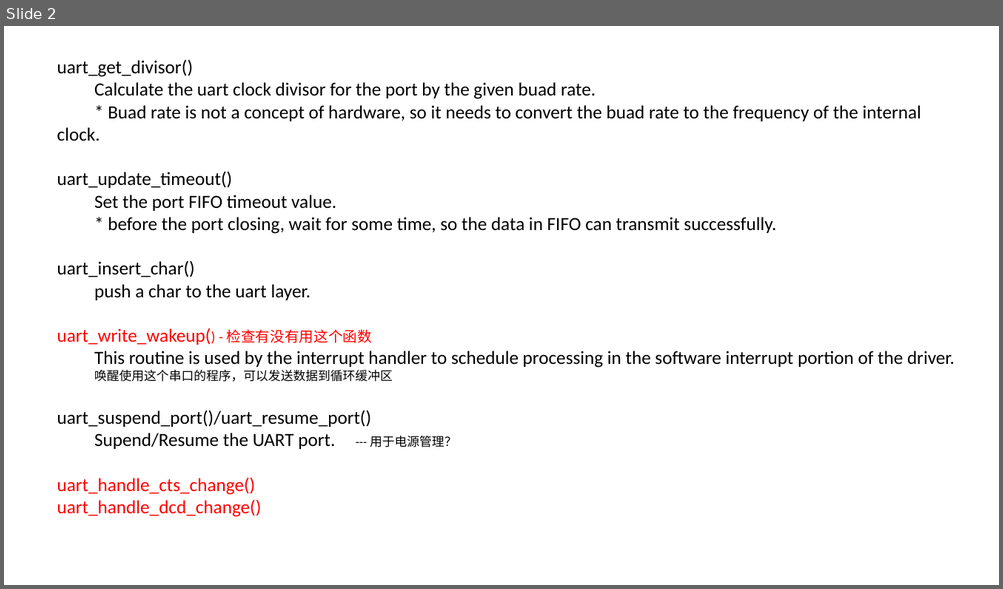
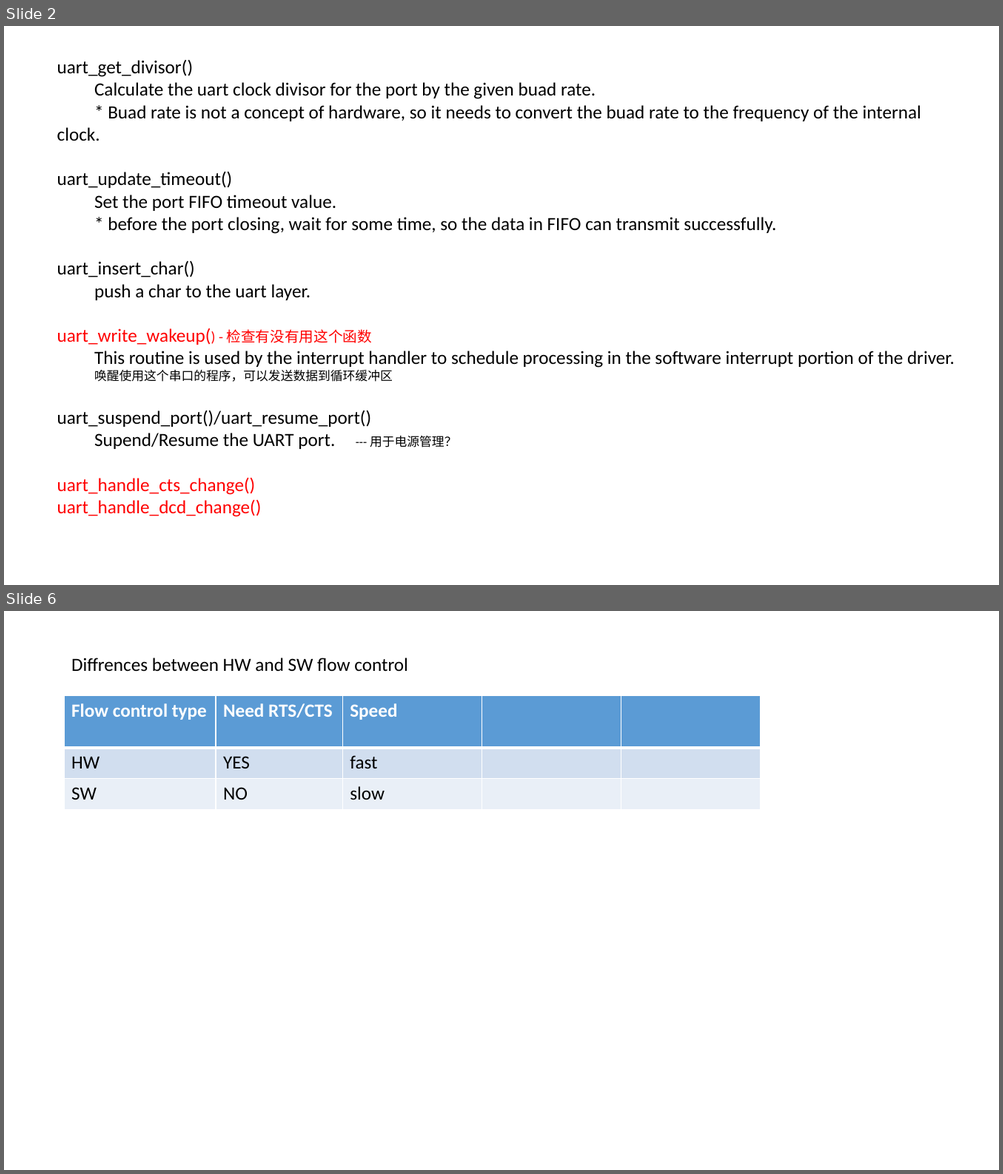
Before and after one commit to coreJJ-tan/for_stu, a slide deck: tty杂项/uart/uart3.pptx. Shown one above the other, each under a label of ours: slide 2 before the commit, slides 2 and 6 after it; the slides between them are not shown. The pictures are 1003x589 and 1003x1174 pixels, drawn with LibreOffice and Linux fonts; fonts in the diff are those of the drawing. Boxes give left, top, right and bottom in pixels: in the first picture for what was removed or moved away, otherwise in the second. Text is boxed around its words. In the diff, an @@ line names an element or a change of style, - is before the commit and + after.

```diff
--- a/tty杂项/uart/uart3.pptx
+++ b/tty杂项/uart/uart3.pptx
@@ slide 6 added at bbox=[4, 611, 999, 1170], background #FFFFFF @@
@@ text added at bbox=[71, 658, 408, 671], 18 pt, text #000000 @@
+Diffrences between HW and SW flow control
@@ table added at bbox=[64, 695, 760, 803], 3 rows, 5 columns @@
+Flow control type | Need RTS/CTS | Speed |  | 
+HW | YES | fast |  | 
+SW | NO | slow |  | 
```
Also in this commit, not shown: 1 slide changed, 3 other slides added, 1 other file.
